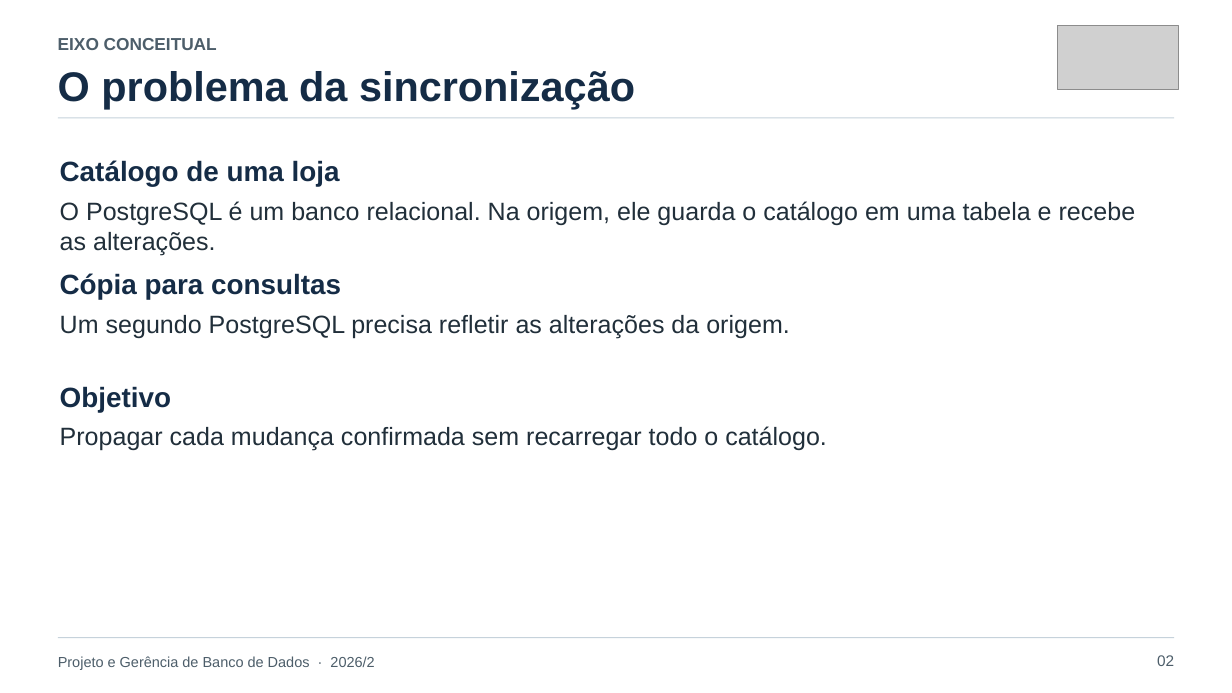
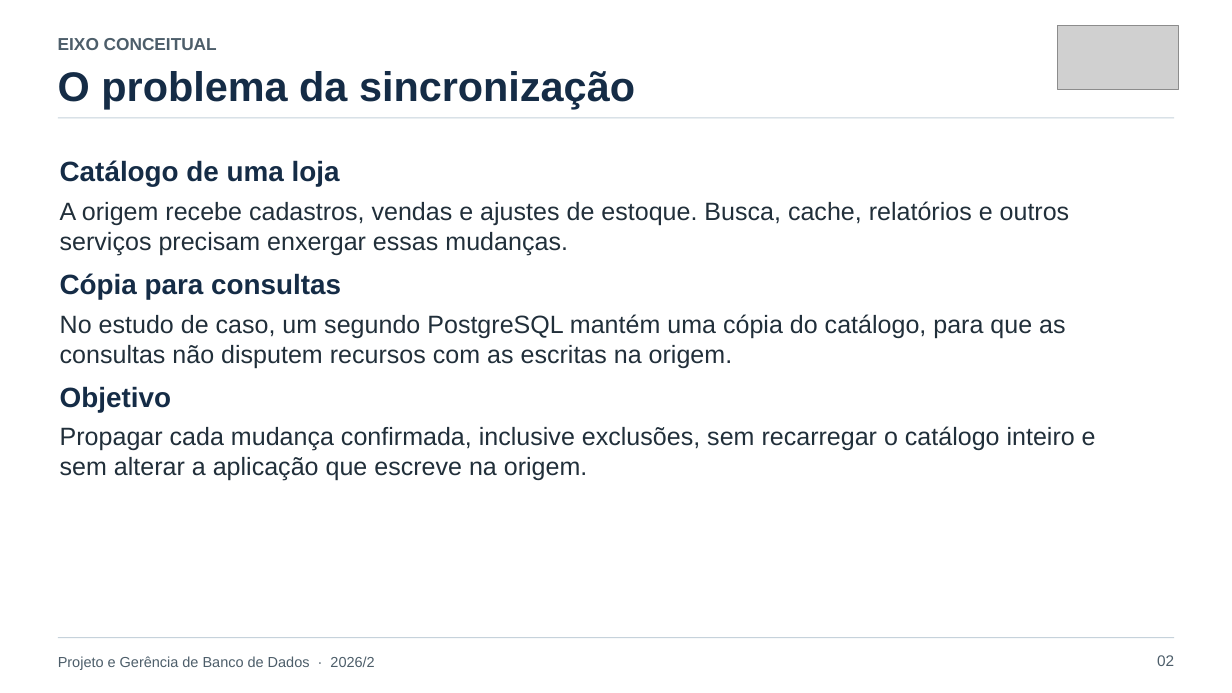
Before and after one commit to lucassbertol/debezium-pgbd, a slide deck: slide 2 of apresentacao/CDC-com-Debezium-e-PostgreSQL-alinhado.pptx. Drawn at 1232x693 pixels with LibreOffice and Linux fonts; fonts in the diff are those of the drawing; grey boxes stand for pictures. Boxes give left, top, right and bottom in pixels: in the first picture for what was removed or moved away, otherwise in the second. Text is boxed around its words. In the diff, an @@ line names an element or a change of style, - is before the commit and + after.

```diff
--- a/apresentacao/CDC-com-Debezium-e-PostgreSQL-alinhado.pptx
+++ b/apresentacao/CDC-com-Debezium-e-PostgreSQL-alinhado.pptx
@@ text at [60,201,1070,256]: text changed @@
-O PostgreSQL é um banco relacional. Na origem, ele guarda o catálogo em uma tabela e recebe as alterações.
+A origem recebe cadastros, vendas e ajustes de estoque. Busca, cache, relatórios e outros serviços precisam enxergar essas mudanças.
@@ text at [60,314,1065,368]: text changed @@
-Um segundo PostgreSQL precisa refletir as alterações da origem.
+No estudo de caso, um segundo PostgreSQL mantém uma cópia do catálogo, para que as consultas não disputem recursos com as escritas na origem.
@@ text at [60,426,1096,481]: text changed @@
-Propagar cada mudança confirmada sem recarregar todo o catálogo.
+Propagar cada mudança confirmada, inclusive exclusões, sem recarregar o catálogo inteiro e sem alterar a aplicação que escreve na origem.
```
Also in this commit, not shown: 15 other slides changed, 3 slides added, 11 other files.
